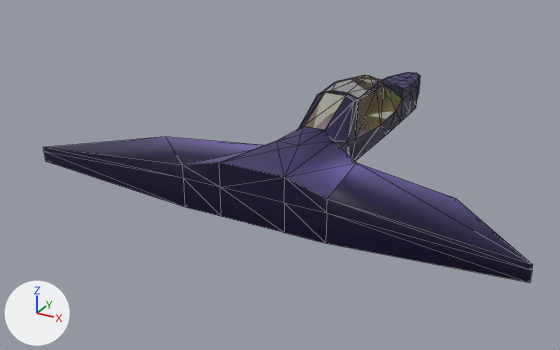
The glTF model public/assets/themes/default/models/ship.glb: old version first, new version second.
Rendered twice from a 50 mm lens placed at (9.27, -21.03, 9.21), pointed at (-1.57, -1.33, -0.65). Lighting does not change. The marker at lower left points along +X, +Y and +Z. The first picture is the older version. Mesh edges are drawn as thin lines. Where no turn or scale is listed for an object, it has been applied to the vertices. Vertices at exactly the same position are counted once.

Before the edit, the objects in view are built like this:
```python
mat_hull = bpy.data.materials.new('Hull')
mat_hull.use_nodes = True; mat_hull.node_tree.nodes.clear()
_N = mat_hull.node_tree.nodes; _L = mat_hull.node_tree.links
n0 = _N.new('ShaderNodeBsdfPrincipled'); n0.name = 'Principled BSDF'
n0.inputs[1].default_value = 0.534  # 'Metallic'
n0.inputs[2].default_value = 0.45  # 'Roughness'
n0.inputs[28].default_value = 1.9  # 'Emission Strength'
n1 = _N.new('ShaderNodeOutputMaterial'); n1.name = 'Material Output'
n2 = _N.new('ShaderNodeTexImage'); n2.name = 'Image Texture'
n2.image = img_shiplights
n3 = _N.new('ShaderNodeUVMap'); n3.name = 'UV Map'
n3.uv_map = 'UVMap.001'
n4 = _N.new('ShaderNodeTexImage'); n4.name = 'Image Texture.001'
n4.image = img_shiplights
n5 = _N.new('ShaderNodeUVMap'); n5.name = 'UV Map.001'
n5.uv_map = 'UVMap.001'
_L.new(n0.outputs[0], n1.inputs[0])  # 'BSDF' to 'Surface'
_L.new(n2.outputs[0], n0.inputs[27])  # 'Color' to 'Emission Color'
_L.new(n3.outputs[0], n2.inputs[0])  # 'UV' to 'Vector'
_L.new(n4.outputs[0], n0.inputs[0])  # 'Color' to 'Base Color'
_L.new(n5.outputs[0], n4.inputs[0])  # 'UV' to 'Vector'
me_ship = bpy.data.meshes.new('Ship')
me_ship.from_pydata(...)  # 292 vertices, 496 faces; spans x -7.04..7.04, y -5.79..6.53, z -0.7..1.47
# faces by material slot: [428, 64, 2, 2]
me_ship.materials.append(mat_hull)
me_ship.materials.append(mat_shipwindow)  # yellow #e7da72
me_ship.materials.append(mat_screen)  # black #000000
me_ship.materials.append(mat_gauges)
ob_ship = bpy.data.objects.new('Ship', me_ship)
ob_ship.location = (0.0, 0.0, 0.64)
```
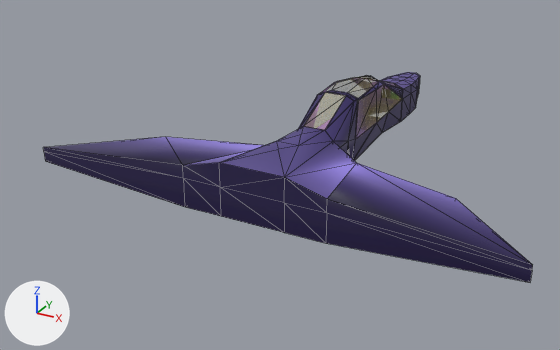
The newer file is also rescaled (x0.45), turned or shifted as a whole; pictures and numbers use the older file's frame.

Boxes [x1, y1, x2, y2] around the edits, measured in the pictures (560 x 350 px; the box of a moved part takes in the faces that stretch with it):
'Ship', surface changed, reshaped: [43, 72, 533, 282] in both
part 1 of me_ship, moved or reshaped: [332, 75, 403, 161] in both

The change, as a list of edits to the scene's bpy script:
```text
Change mat_hull:
    where n0 = _N.new('ShaderNodeBsdfPrincipled'); n0.name = 'Principled BSDF'
    n0.inputs[28].default_value: 1.9 -> 4.4  # 'Emission Strength'
Change me_ship:
    where me_ship.from_pydata(...)  # 292 vertices, 496 faces; spans x -7.04..7.04, y -5.79..6.53, z -0.7..1.47
    used by ob_ship; location = (0.0, 0.0, 0.64)
    me_ship part 1: 26 of 292 vertices moved; they spanned x -0.93..0.93, y 0.72..2.24, z -0.68..1.41 and now span x -0.72..0.72, y 0.88..2.24, z -0.68..1.41; mean shift (0.0, -0.04, 0.0); largest move (0.86, 2.24, 0.17) -> (0.67, 2.06, 0.17)
```
